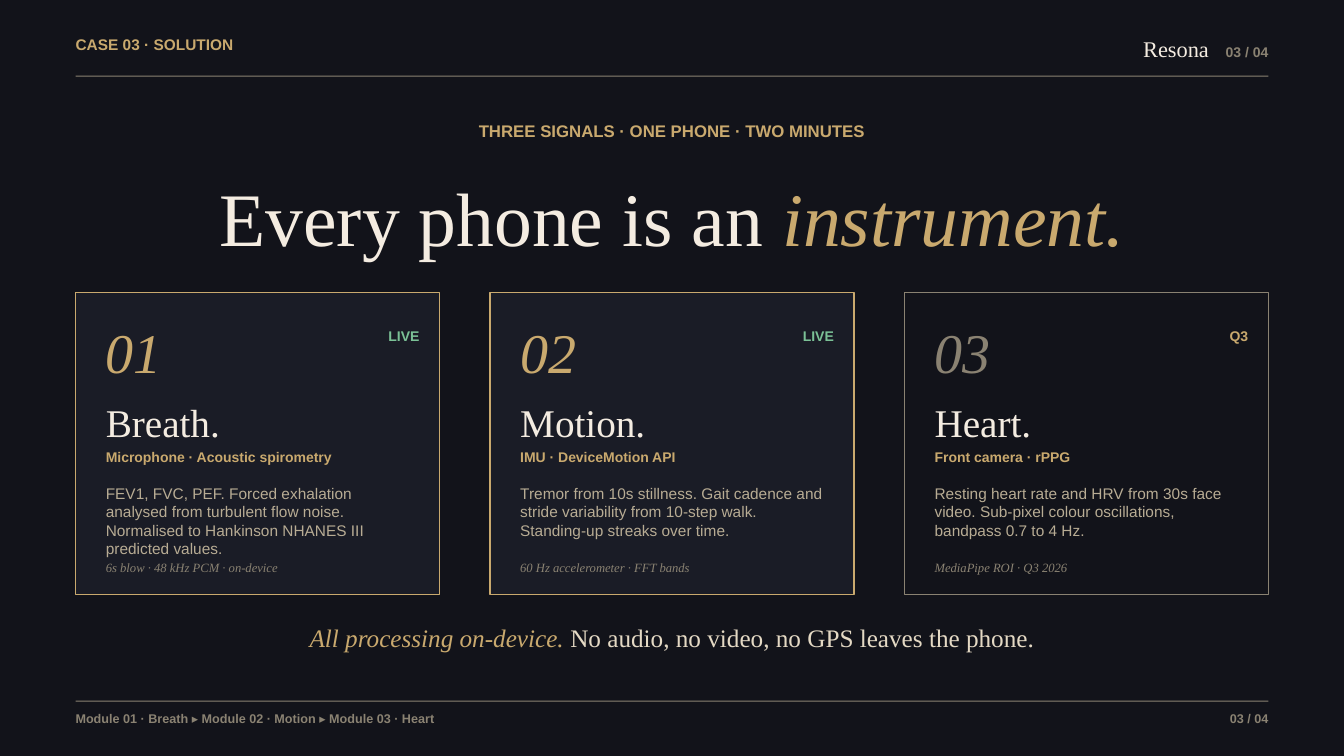
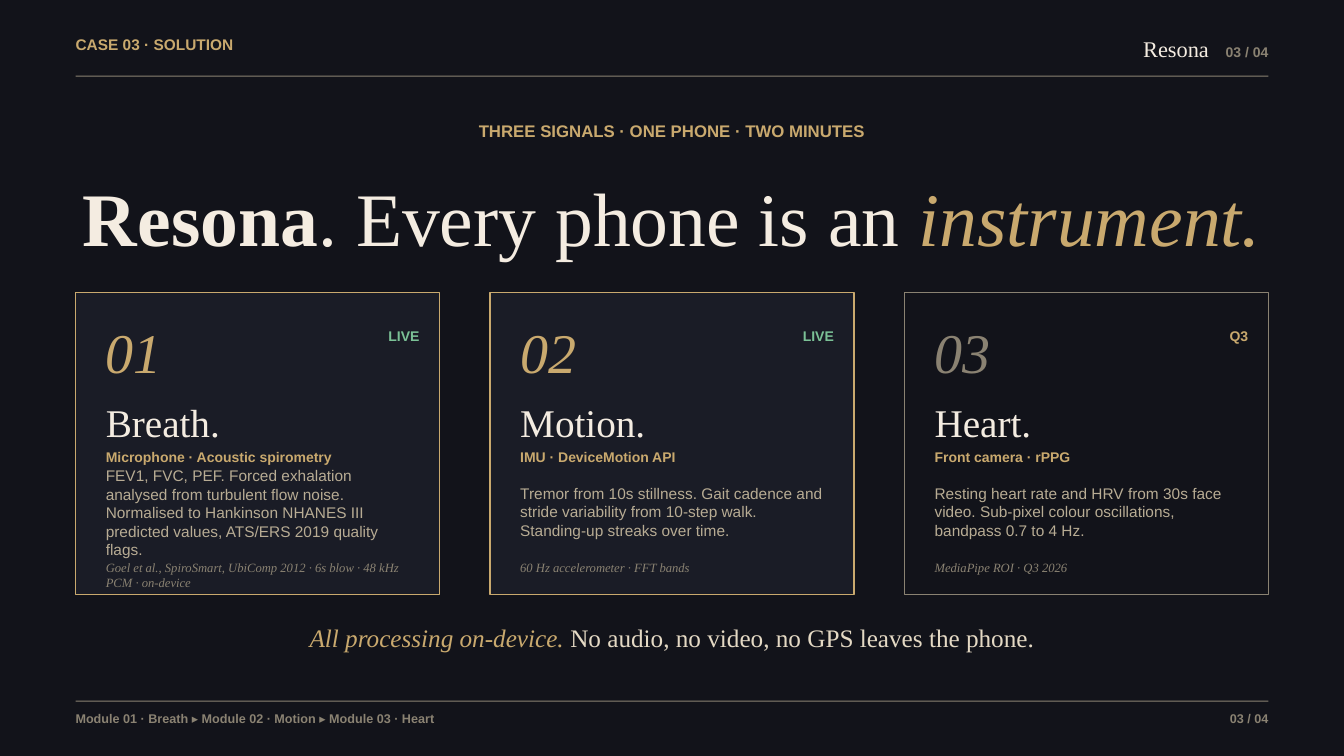
Before and after one commit to kitfunso/resona, a slide deck: slide 5 of submission/Resona.pptx (slide 3 before the commit). Drawn at 1344x756 pixels with LibreOffice and Linux fonts; fonts in the diff are those of the drawing. Boxes give left, top, right and bottom in pixels: in the first picture for what was removed or moved away, otherwise in the second. Text is boxed around its words. In the diff, an @@ line names an element or a change of style, - is before the commit and + after.

```diff
--- a/submission/Resona.pptx
+++ b/submission/Resona.pptx
@@ text at (83, 193, 1261, 262): text changed @@
-Every phone is an instrument.
+Resona. Every phone is an instrument.
@@ text at (106, 470, 379, 558): text changed @@
-FEV1, FVC, PEF. Forced exhalation analysed from turbulent flow noise. Normalised to Hankinson NHANES III predicted values.
+FEV1, FVC, PEF. Forced exhalation analysed from turbulent flow noise. Normalised to Hankinson NHANES III predicted values, ATS/ERS 2019 quality flags.
@@ text at (106, 563, 399, 587): text changed @@
-6s blow · 48 kHz PCM · on-device
+Goel et al., SpiroSmart, UbiComp 2012 · 6s blow · 48 kHz PCM · on-device
```
Also in this commit, not shown: 1 other slide changed, 3 slides added, 1 other file.
